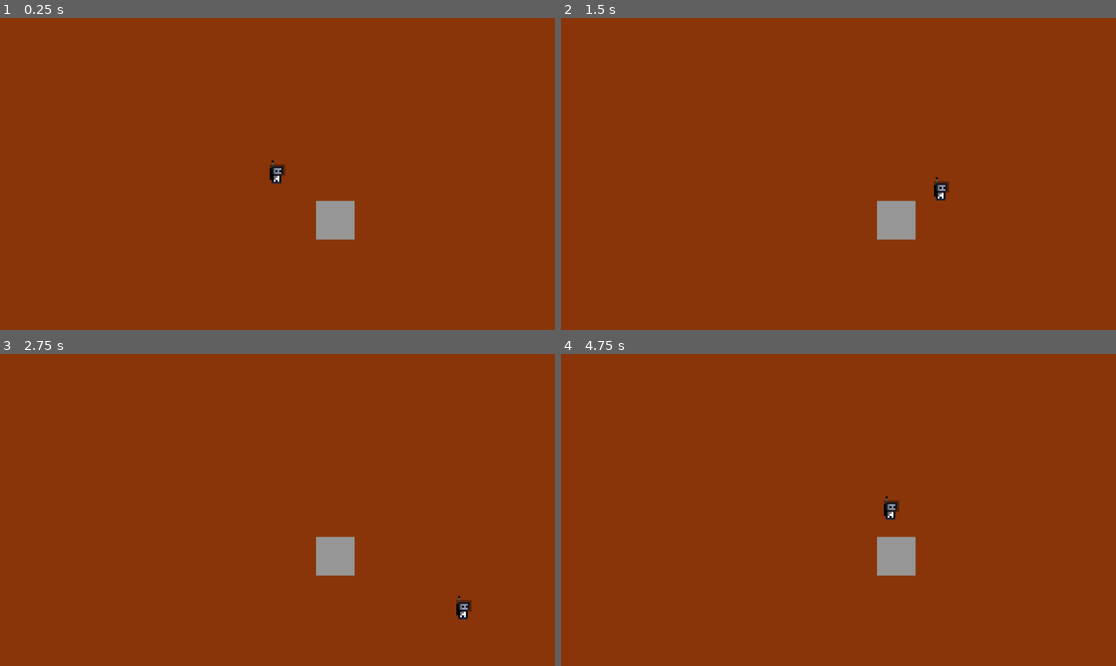
Above: before the commit, frames 1-4 (two rows, left to right).
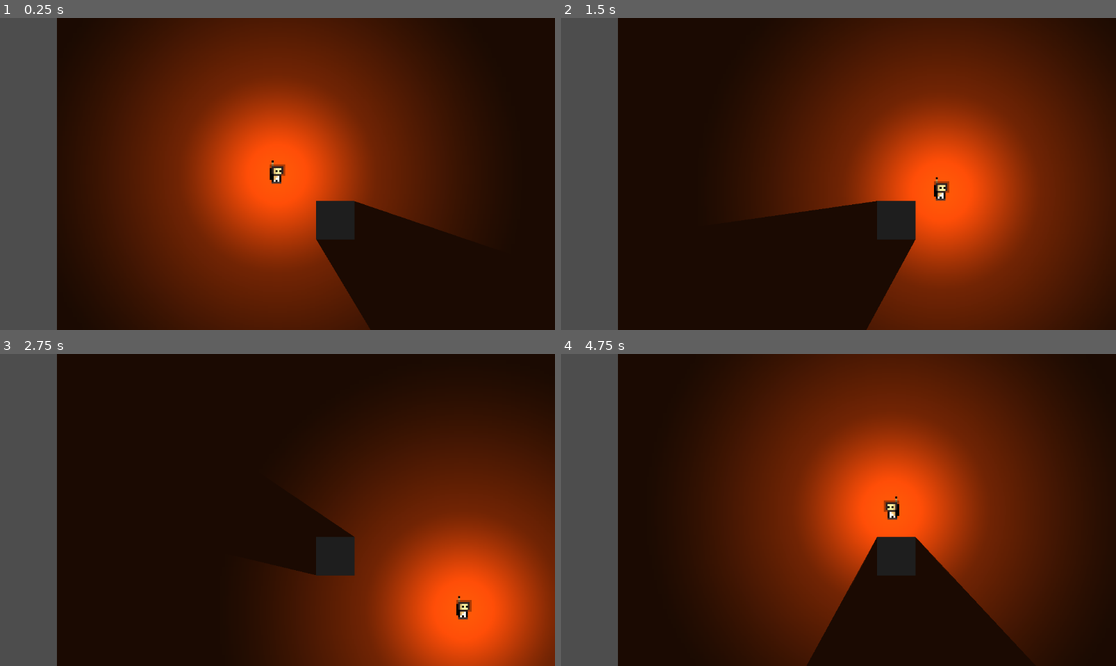
Above: after the commit, the same moments.

Repository: DonatoClemente/haphazard
Game: Godot game, scene res://Scenes/trey's_TEST_scene.tscn
Two runs of this game, one before a commit and one after it. Both use one fixed random seed, a clock stepped at 60 frames per second and the inputs below.
Inputs:
- Up to frame 1 (0.25 s): no input
- Up to frame 2 (1.5 s): tap Enter at 0.5 s; hold D (move_right) 0.53-1.28 s; hold S (move_down) from 1.28 s (still down)
- Up to frame 3 (2.75 s): release S (move_down) at 2.03 s; hold D (move_right) from 2.03 s (still down)
- Up to frame 4 (4.75 s): release D (move_right) at 2.78 s; hold W (move_up) 2.78-3.53 s; hold A (move_left) from 3.53 s (still down)

The runs differ from the first frame. In frame 1, 92% of the frame differs, in the area x 0-100%, y 0-100%; in frame 2, 93%; in frame 3, 94%; in frame 4, 93%.

Commit message:
Added logic for battery and animation

Diff:
--- a/Scenes/trey's_TEST_scene.tscn
+++ b/Scenes/trey's_TEST_scene.tscn
@@ -50,21 +50,46 @@
 [sub_resource type="CircleShape2D" id="CircleShape2D_0k7rh"]
 radius = 3.0
 
+[sub_resource type="Gradient" id="Gradient_s4w0e"]
+interpolation_mode = 2
+offsets = PackedFloat32Array(0, 0.331169)
+colors = PackedColorArray(1, 1, 1, 1, 0, 0, 0, 1)
+
+[sub_resource type="GradientTexture2D" id="GradientTexture2D_08yo3"]
+gradient = SubResource("Gradient_s4w0e")
+width = 222
+height = 222
+fill = 1
+fill_from = Vector2(0.5, 0.5)
+
+[sub_resource type="OccluderPolygon2D" id="OccluderPolygon2D_soiwl"]
+polygon = PackedVector2Array(1.21519, -2.55215, 58.3291, -17.0798, 47.7975, -39.4601, 28.3544, -65.3742, -29.9747, -58.3067, -61.5696, -18.2577, -64.4051, 38.2822, -12.1519, 60.2699, 44.557, 50.454, 58.7342, 15.5092, 1.21519, 1.76687)
+
 [sub_resource type="QuadMesh" id="QuadMesh_qb7yy"]
 
 [sub_resource type="RectangleShape2D" id="RectangleShape2D_arbtp"]
 
 [sub_resource type="QuadMesh" id="QuadMesh_r6ibj"]
 
+[sub_resource type="OccluderPolygon2D" id="OccluderPolygon2D_e08qx"]
+polygon = PackedVector2Array(-10, -10, 10, -10, 10, 10, -10, 10)
+
+[sub_resource type="Gradient" id="Gradient_l78w4"]
+interpolation_mode = 1
+offsets = PackedFloat32Array(0, 0.681818, 0.837662, 1)
+colors = PackedColorArray(1, 1, 1, 1, 0, 0, 0, 1, 0, 0, 0, 1, 0.123377, 0.123377, 0.123377, 1)
+
+[sub_resource type="GradientTexture2D" id="GradientTexture2D_j2j64"]
+gradient = SubResource("Gradient_l78w4")
+width = 512
+height = 512
+fill = 1
+fill_from = Vector2(0.5, 0.5)
+
 [node name="Trey\'s Test Scene" type="Node2D"]
 
 [node name="Camera2D" type="Camera2D" parent="."]
 zoom = Vector2(4, 4)
-
-[node name="PlayerLight" type="Node" parent="."]
-
-[node name="DirectionalLight2D" type="DirectionalLight2D" parent="PlayerLight"]
-visible = false
 
 [node name="Player" type="CharacterBody2D" parent="."]
 script = ExtResource("1_o6pcy")
@@ -78,12 +103,30 @@
 position = Vector2(0, 1)
 shape = SubResource("CircleShape2D_0k7rh")
 
+[node name="PointLight2D" type="PointLight2D" parent="Player"]
+color = Color(1, 0.755406, 0.394396, 1)
+shadow_enabled = true
+texture = SubResource("GradientTexture2D_08yo3")
+
+[node name="FlashLightCone" type="PointLight2D" parent="Player"]
+position = Vector2(-3.8147e-06, 0.499996)
+scale = Vector2(2.46875, 2.54688)
+color = Color(1, 0.755406, 0.394396, 1)
+range_item_cull_mask = 3
+shadow_enabled = true
+texture = SubResource("GradientTexture2D_08yo3")
+
+[node name="LightOccluder2D" type="LightOccluder2D" parent="Player/FlashLightCone"]
+visible = false
+occluder = SubResource("OccluderPolygon2D_soiwl")
+occluder_light_mask = 2
+
 [node name="Environment" type="Node" parent="."]
 
 [node name="Background" type="MeshInstance2D" parent="Environment"]
 modulate = Color(0.537444, 0.209328, 0.0353902, 1)
 z_index = -5
-position = Vector2(1, 1)
+position = Vector2(63, -3)
 scale = Vector2(355, 355)
 mesh = SubResource("QuadMesh_qb7yy")
 
@@ -98,3 +141,22 @@
 modulate = Color(0.589096, 0.589096, 0.589096, 1)
 scale = Vector2(20, 20)
 mesh = SubResource("QuadMesh_r6ibj")
+
+[node name="LightOccluder2D" type="LightOccluder2D" parent="Environment/Wall"]
+occluder = SubResource("OccluderPolygon2D_e08qx")
+
+[node name="Global Lighting" type="DirectionalLight2D" parent="."]
+energy = 0.8
+blend_mode = 1
+
+[node name="PlayerLight" type="Node" parent="."]
+
+[node name="LitViewport" type="SubViewport" parent="."]
+
+[node name="VisibilityTest" type="SubViewport" parent="."]
+
+[node name="VisibilityMap" type="TileMap" parent="VisibilityTest"]
+format = 2
+
+[node name="VisibilityLight" type="PointLight2D" parent="VisibilityTest"]
+texture = SubResource("GradientTexture2D_j2j64")
--- /dev/null
+++ b/Scripts/Battery.gd
@@ -0,0 +1,30 @@
+extends Node
+
+# Battery properties
+var max_charge: int = 100  # Maximum battery charge
+var current_charge: int = 100  # Current battery charge
+var drain_rate: float = 1.0  # How much charge drains per second
+var is_active: bool = false  # Whether the battery is being used
+
+# Called when the node enters the scene tree for the first time.
+func _ready() -> void:
+	pass # Replace with function body.
+
+# Called every frame. 'delta' is the elapsed time since the previous frame.
+func _process(delta):
+	if is_active:
+		drain_battery(delta)
+
+# Function to drain battery gradually
+func drain_battery(delta):
+	current_charge -= drain_rate * delta
+	current_charge = max(current_charge, 0)  # Ensure it doesn't go below 0
+
+# Function to recharge the battery (if needed)
+func recharge(amount: int):
+	current_charge += amount
+	current_charge = min(current_charge, max_charge)  # Ensure it doesn't exceed max charge
+
+# Function to toggle battery usage
+func set_active(state: bool):
+	is_active = state
--- /dev/null
+++ b/Scripts/Player Scripts/player_animation.gd
@@ -0,0 +1,11 @@
+extends Node
+
+
+# Called when the node enters the scene tree for the first time.
+func _ready() -> void:
+	pass # Replace with function body.
+
+
+# Called every frame. 'delta' is the elapsed time since the previous frame.
+func _process(delta: float) -> void:
+	pass
--- a/Scripts/Player Scripts/player_movement_TEST.gd
+++ b/Scripts/Player Scripts/player_movement_TEST.gd
@@ -3,6 +3,8 @@
 @export var speed: float = 69.0  # Maximum movement speed
 @export var acceleration: float = 600.0  # How fast the player accelerates
 @export var friction: float = 520.0  # How fast the player decelerates
+
+@onready var anim = $AnimatedSprite2D  # Reference to AnimatedSprite2D
 
 func _physics_process(delta):
 	var input_vector = Vector2.ZERO
@@ -28,3 +30,18 @@
 
 	# Move the character
 	move_and_slide()
+
+func _process(delta: float) -> void:
+	handle_animation()
+
+func handle_animation():
+	if velocity.length() > 0:
+		if abs(velocity.x) > abs(velocity.y):  # Moving left/right
+			anim.play("side")
+			anim.flip_h = velocity.x < 0  # Flip for left movement
+		elif velocity.y > 0:  # Moving down
+			anim.play("down")
+		else:  # Moving up
+			anim.play("up")
+	else:
+		anim.stop()  # Stops animation when idle
--- a/project.godot
+++ b/project.godot
@@ -37,6 +37,21 @@
 "events": [Object(InputEventKey,"resource_local_to_scene":false,"resource_name":"","device":-1,"window_id":0,"alt_press …(192 unchanged characters)…
 ]
 }
+Interact={
+"deadzone": 0.5,
+"events": [Object(InputEventKey,"resource_local_to_scene":false,"resource_name":"","device":-1,"window_id":0,"alt_pressed":false,"shift_pressed":false,"ctrl_pressed":false,"meta_pressed":false,"pressed":false,"keycode":0,"physical_keycode":69,"key_label":0,"unicode":101,"location":0,"echo":false,"script":null)
+]
+}
+light_onOff={
+"deadzone": 0.5,
+"events": [Object(InputEventMouseButton,"resource_local_to_scene":false,"resource_name":"","device":-1,"window_id":0,"alt_pressed":false,"shift_pressed":false,"ctrl_pressed":false,"meta_pressed":false,"button_mask":0,"position":Vector2(0, 0),"global_position":Vector2(0, 0),"factor":1.0,"button_index":1,"canceled":false,"pressed":false,"double_click":false,"script":null)
+]
+}
+
+[layer_names]
+
+2d_physics/layer_1="world"
+2d_physics/layer_2="interactions"
 
 [rendering]
 
Not shown: 1 places in Scenes/trey's_TEST_scene.tscn that only renumber resources
